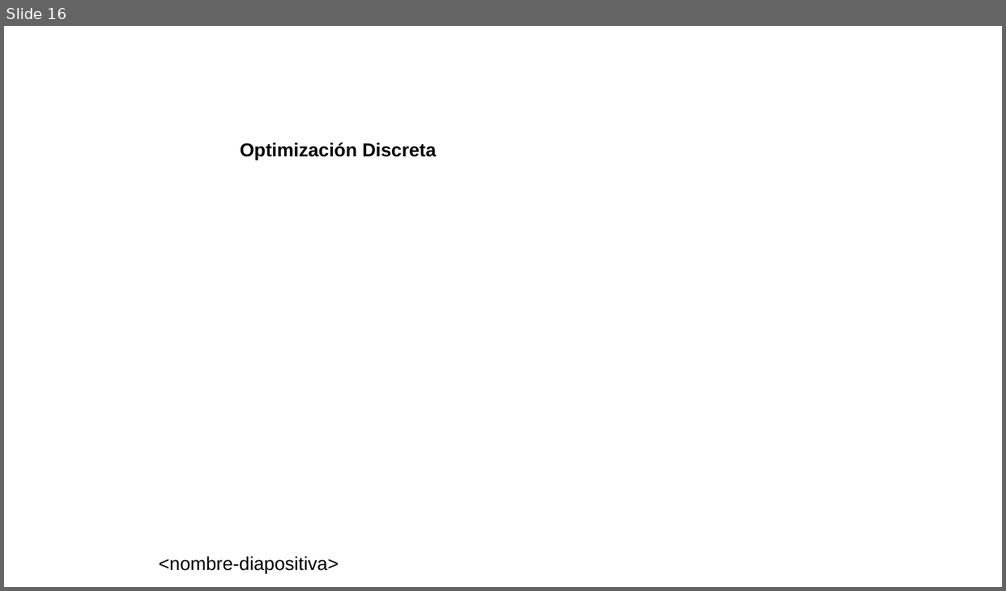
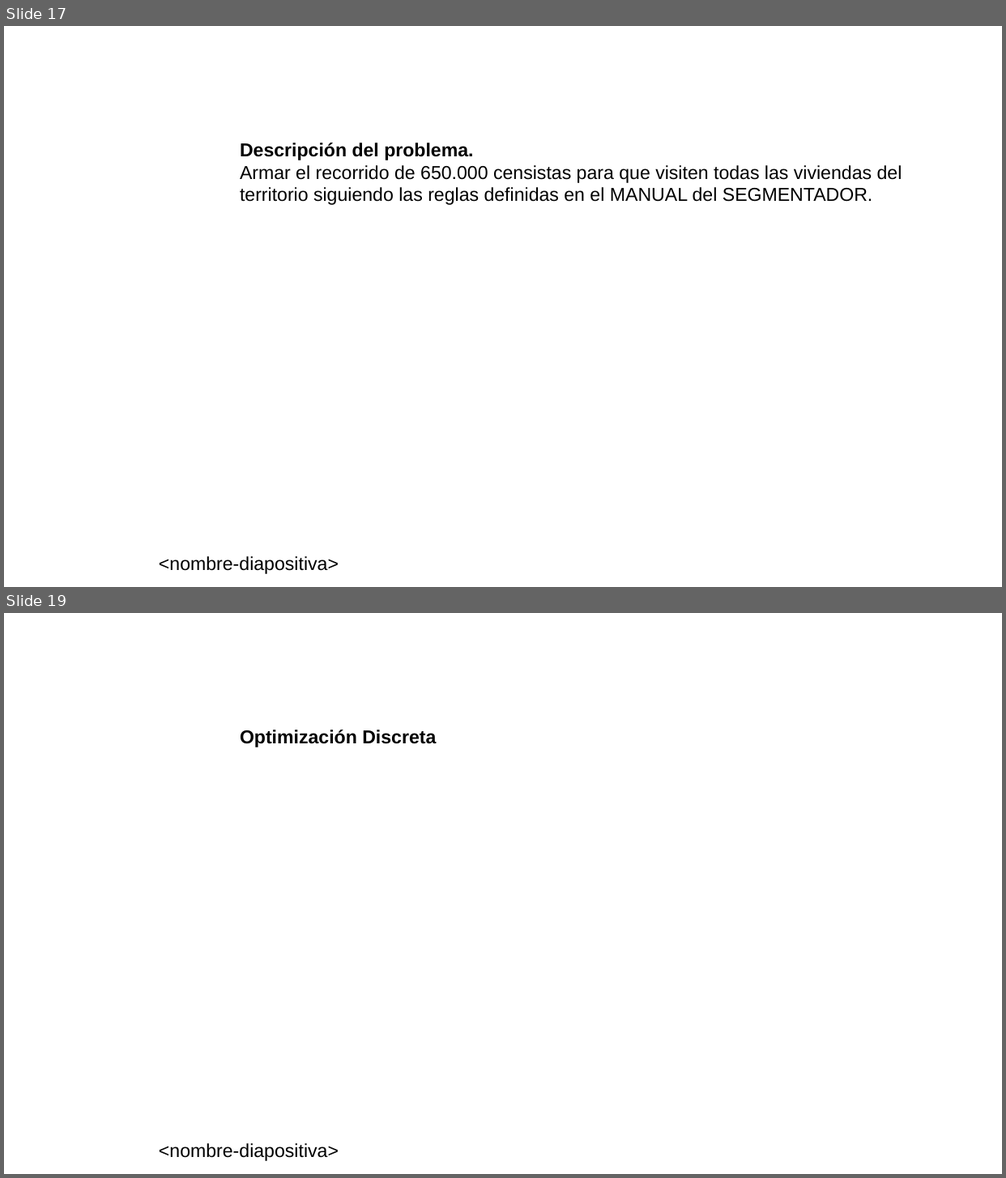
Before and after one commit to neptuso/Charlas, a slide deck: IDERA/segmentos.censo2022.pptx. Shown one above the other, each under a label of ours: slide 16 before the commit, slides 17 and 19 after it; the slides between them are not shown. The pictures are 1006x591 and 1006x1178 pixels, drawn with LibreOffice and Linux fonts; fonts in the diff are those of the drawing; background and template pictures are left out. Boxes give left, top, right and bottom in pixels: in the first picture for what was removed or moved away, otherwise in the second. Text is boxed around its words. In the diff, an @@ line names an element or a change of style, - is before the commit and + after.

```diff
--- a/IDERA/segmentos.censo2022.pptx
+++ b/IDERA/segmentos.censo2022.pptx
@@ slide 17 added at [4, 26, 1002, 587], background picture (left out); not listed: 1 template element that a slide beside it also shows @@
@@ text added at [240, 143, 902, 205], 18 pt, text #000000 @@
+Descripción del problema.
+Armar el recorrido de 650.000 censistas para que visiten todas las viviendas del territorio siguiendo las reglas definidas en el MANUAL del SEGMENTADOR.
@@ what was slide 16 is now slide 19 @@
```
Also in this commit, not shown: 6 slides changed, 7 other slides added, 5 slides removed, 2 other files.
